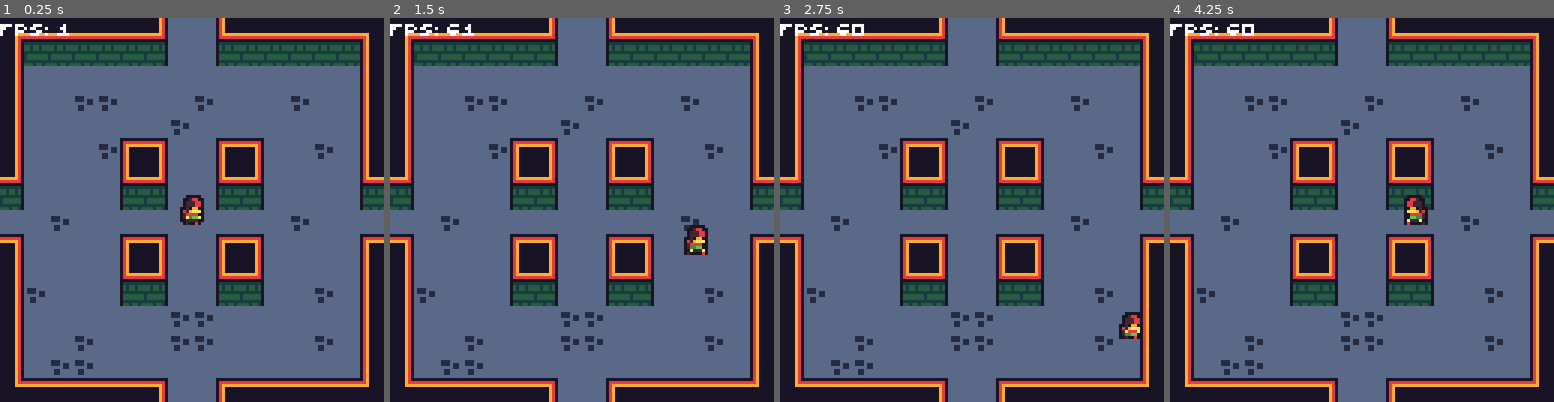
Above: before the commit, frames 1-4 (left to right).
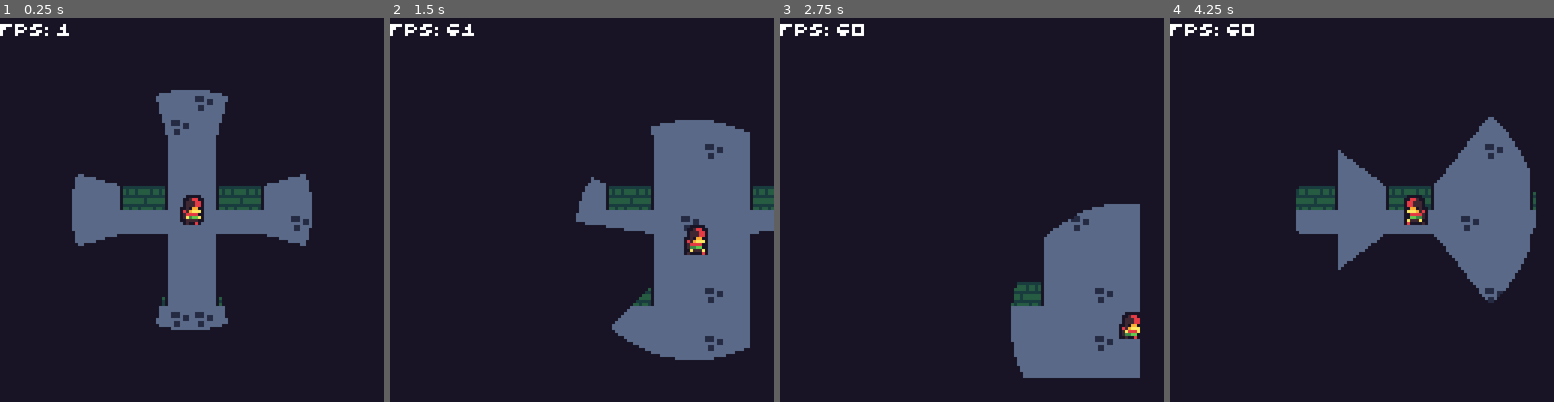
Above: after the commit, the same moments.

Repository: paperweights/loot
Game: Godot game, scene res://scenes/root.tscn
Same seed, same stepped clock (60 frames per second), same inputs: the game is played once before the commit and once after it.
Inputs:
- Up to frame 1 (0.25 s): no input
- Up to frame 2 (1.5 s): hold Right (ui_right) 0.53-1.28 s; hold Down (ui_down) from 1.28 s (still down)
- Up to frame 3 (2.75 s): release Down (ui_down) at 2.03 s; hold Right (ui_right) from 2.03 s (still down)
- Up to frame 4 (4.25 s): release Right (ui_right) at 2.78 s; hold Up (ui_up) 2.78-3.53 s; hold Left (ui_left) from 3.53 s (still down)

The runs differ from the first frame. In frame 1, 65% of the frame differs, in the area x 0-100%, y 0-100%; in frame 2, 61%; in frame 3, 68%; in frame 4, 66%.

Commit message:
Lighting works with camera

Diff:
--- a/actors/camera/camera2d.gd
+++ b/actors/camera/camera2d.gd
@@ -12,6 +12,11 @@
 
 func _init() -> void:
 	update_room_size(_min_room, _max_room)
+	return
+
+
+func _ready() -> void:
+	position = _get_target_position()
 	return
 
 
--- a/actors/light_source/light_source.gd
+++ b/actors/light_source/light_source.gd
@@ -1,15 +1,22 @@
 extends Node2D
+
+const HALF_ROOM = preload("res://actors/camera/camera2d.gd").HALF_ROOM
 
 export (int) var _length = 40
 
 var _mesh_instance = MeshInstance2D.new()
 
 onready var _ray = $RayCast2D
+onready var _camera: Camera2D = get_tree().get_nodes_in_group("camera")[0]
 
 
 func _ready():
 	var light_viewport : Node = get_tree().get_nodes_in_group("light_viewport")[0]
 	light_viewport.add_child(_mesh_instance)
+	return
+
+
+func _process(delta) -> void:
 	_update_mesh()
 	return
 
@@ -20,13 +27,14 @@
 	# Generate a mesh for the sprite.
 	var array_mesh = _get_array_mesh(points)
 	_mesh_instance.mesh = array_mesh
+	_mesh_instance.position = global_position - _camera.global_position + HALF_ROOM
 	return
 
 
 func _get_array_mesh(points: PoolVector2Array) -> ArrayMesh:
 	# Create vertices.
 	var vertices = PoolVector3Array()
-	vertices.push_back(_to_vector3(global_position))
+	vertices.push_back(_to_vector3(position))
 	for i in range(len(points)):
 		vertices.push_back(_to_vector3(points[i]))
 	# Create indices.
@@ -49,8 +57,3 @@
 
 func _to_vector3(vector: Vector2) -> Vector3:
 	return Vector3(vector.x, vector.y, 0)
-
-
-func _on_Player_moved(velocity: Vector2) -> void:
-	_update_mesh()
-	return
--- a/actors/light_source/ray_cast2d.gd
+++ b/actors/light_source/ray_cast2d.gd
@@ -18,12 +18,12 @@
 
 
 func cast_points(length: float) -> PoolVector2Array:
-	# Get ray intersections in global space.
+	# Get ray intersections in local space.
 	var results = PoolVector2Array()
 	for i in range(RAY_COUNT):
 		var target_point = cast_points[i] * length
 		cast_to = target_point
 		force_raycast_update()
-		var new_point = get_collision_point() if is_colliding() else target_point + global_position
+		var new_point = get_collision_point() - global_position if is_colliding() else target_point
 		results.push_back(new_point)
 	return results
--- a/scenes/root.tscn
+++ b/scenes/root.tscn
@@ -20,9 +20,8 @@
 
 [node name="Level" parent="Viewport" instance=ExtResource( 1 )]
 
-[node name="LightViewport" parent="Viewport" instance=ExtResource( 4 )]
-visible = false
-
 [node name="HUD" type="CanvasLayer" parent="Viewport"]
 
+[node name="LightViewport" parent="Viewport/HUD" instance=ExtResource( 4 )]
+
 [node name="FPS" parent="Viewport/HUD" instance=ExtResource( 3 )]
--- a/scenes/test/test_level.tscn
+++ b/scenes/test/test_level.tscn
@@ -47,5 +47,3 @@
 [node name="CameraTrigger2" parent="." instance=ExtResource( 6 )]
 _min_room = Vector2( 1, 0 )
 _max_room = Vector2( 1, 1 )
-
-[connection signal="moved" from="Player" to="Player/LightSource" method="_on_Player_moved"]
